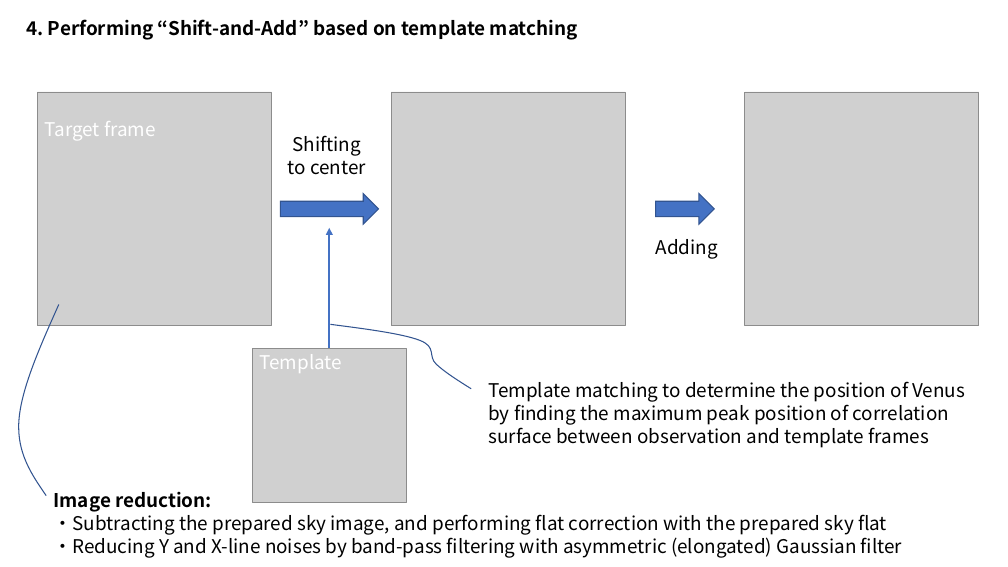
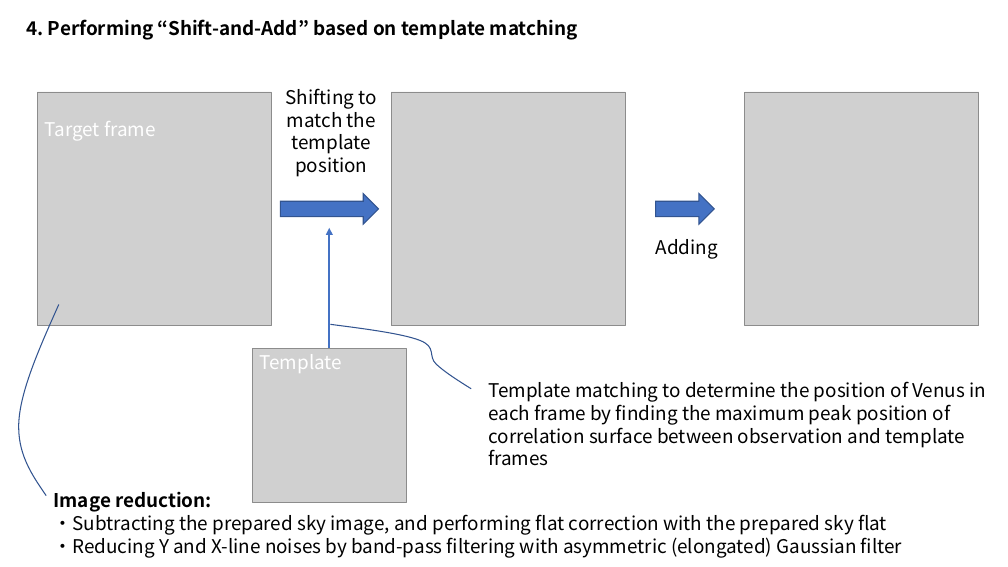
Before and after one commit to TKouyama/SpeX_5um_data_reduction, a slide deck: slide 3 of SpeX_5um_flow.pptx. Drawn at 1008x567 pixels with LibreOffice and Linux fonts; fonts in the diff are those of the drawing; grey boxes stand for pictures. Boxes give left, top, right and bottom in pixels: in the first picture for what was removed or moved away, otherwise in the second. Text is boxed around its words. In the diff, an @@ line names an element or a change of style, - is before the commit and + after.

```diff
--- a/SpeX_5um_flow.pptx
+++ b/SpeX_5um_flow.pptx
@@ text at (x1=286, y1=88, x2=376, y2=177): text changed @@
-Shifting to center
+Shifting to match the template position
@@ text at (x1=488, y1=381, x2=986, y2=466): text changed @@
-Template matching to determine the position of Venus
-by finding the maximum peak position of correlation surface between observation and template frames
+Template matching to determine the position of Venus in each frame by finding the maximum peak position of correlation surface between observation and template frames
```
